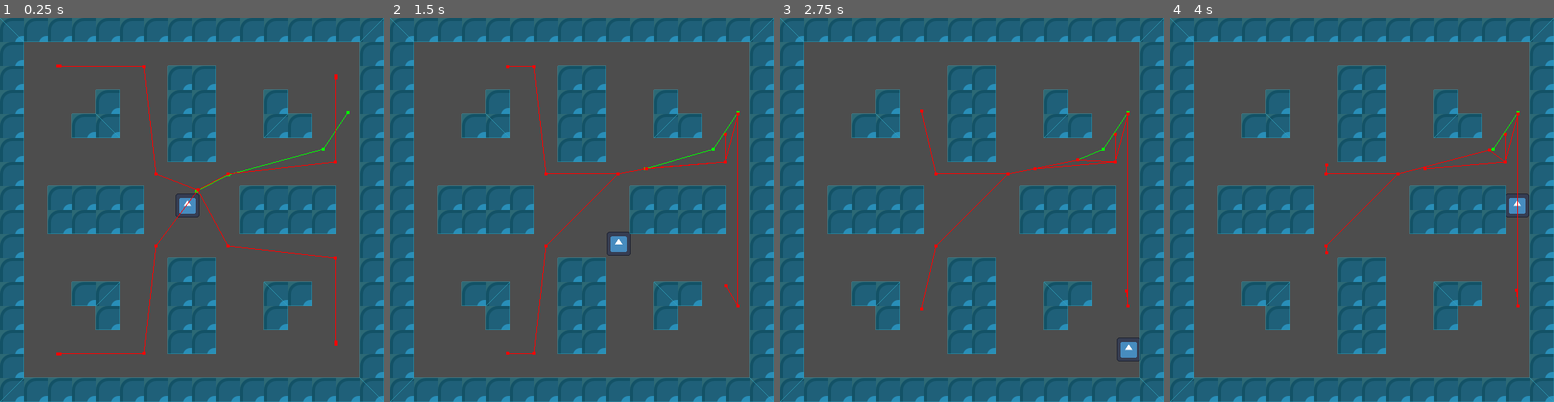
Above: before the commit, frames 1-4 (left to right).
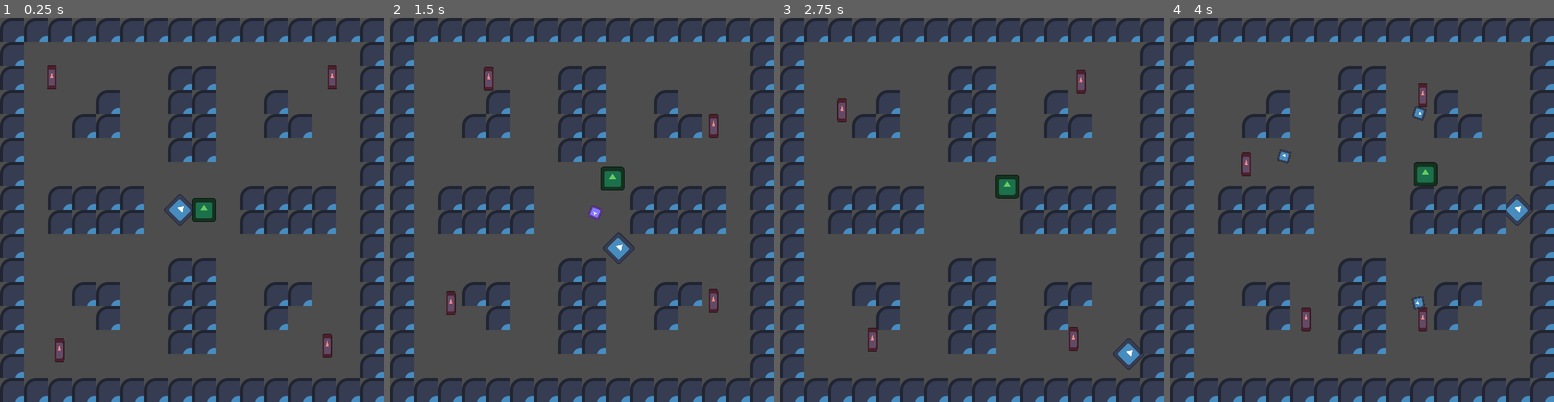
Above: after the commit, the same moments.

Repository: CrankyCranton/crawl-to-beginners
Game: Godot game, scene res://game/game.tscn
The game is run twice, just before and just after one commit, with the same random seed, the same clock (stepped at 60 frames per second) and the same inputs. The engine's default icon, where the game draws it, is replaced by a stand-in: a white triangle on a blue panel in a dark square.
Inputs (mouse positions are in pixels of both pictures, inside the frame that each line leads up to):
- Up to frame 1 (0.25 s): no input
- Up to frame 2 (1.5 s): move the mouse to (666, 190) at 0.52 s; press the mouse at (666, 190) at 0.53 s; hold Right (right) 0.53-1.28 s; move the mouse to (505, 229) at 1.27 s; release the mouse at (505, 229) at 1.28 s; hold Down (down) from 1.28 s (still down); click (505, 229) at 1.35 s
- Up to frame 3 (2.75 s): move the mouse to (1010, 125) at 2.02 s; release Down (down) at 2.03 s; press the mouse at (1010, 125) at 2.03 s; hold Right (right) from 2.03 s (still down)
- Up to frame 4 (4 s): move the mouse to (1342, 286) at 2.77 s; release Right (right) at 2.78 s; release the mouse at (1342, 286) at 2.78 s; hold Up (up) 2.78-3.53 s; click (1342, 286) at 2.85 s; move the mouse to (1477, 267) at 3.52 s; press the mouse at (1477, 267) at 3.53 s; hold Left (left) from 3.53 s (still down)

The runs differ from the first frame. In frame 1, 43% of the frame differs, in the area x 0-100%, y 0-100%; in frame 2, 43%; in frame 3, 43%; in frame 4, 43%.

Commit message:
Running hero

Diff:
--- a/game/combat_collision/hurt_box/bullet/bullet.tscn
+++ b/game/combat_collision/hurt_box/bullet/bullet.tscn
@@ -2,21 +2,26 @@
 
 [ext_resource type="PackedScene" uid="uid://rf3ntbrhu7an" path="res://game/combat_collision/hurt_box/hurt_box.tscn" id="1_oxxqr"]
 [ext_resource type="Script" uid="uid://bwaxf7qh4x8au" path="res://game/combat_collision/hurt_box/bullet/bullet.gd" id="2_82ryt"]
+[ext_resource type="Texture2D" uid="uid://dnpoq1nirc2ow" path="res://icon.svg" id="3_d0uod"]
 
 [sub_resource type="CircleShape2D" id="CircleShape2D_82ryt"]
 resource_local_to_scene = true
 radius = 8.0
 
-[node name="Bullet" unique_id=1457563552 instance=ExtResource("1_oxxqr")]
-collision_mask = 513
+[node name="Bullet" unique_id=1457563552 groups=["bullets"] instance=ExtResource("1_oxxqr")]
+collision_mask = 8705
 monitorable = true
 script = ExtResource("2_82ryt")
 speed = 128.0
 
-[node name="CollisionShape2D" parent="." index="0" unique_id=1319386538]
+[node name="Icon" type="Sprite2D" parent="." index="0" unique_id=2070606876]
+scale = Vector2(0.125, 0.125)
+texture = ExtResource("3_d0uod")
+
+[node name="CollisionShape2D" parent="." index="1" unique_id=1319386538]
 shape = SubResource("CircleShape2D_82ryt")
 
-[node name="NavigationObstacle2D" type="NavigationObstacle2D" parent="." index="1" unique_id=2143050115]
+[node name="NavigationObstacle2D" type="NavigationObstacle2D" parent="." index="2" unique_id=2143050115]
 radius = 32.0
 
 [connection signal="body_entered" from="." to="." method="_on_body_entered"]
--- /dev/null
+++ b/game/combat_collision/hurt_box/bullet/player_bullet.tscn
@@ -0,0 +1,17 @@
+[gd_scene format=3 uid="uid://cb3gs06s87ka3"]
+
+[ext_resource type="PackedScene" uid="uid://rfcj4vqyv1bl" path="res://game/combat_collision/hurt_box/bullet/bullet.tscn" id="1_6q6jt"]
+
+[sub_resource type="CircleShape2D" id="CircleShape2D_w0qlw"]
+resource_local_to_scene = true
+radius = 8.0
+
+[node name="PlayerBullet" unique_id=1457563552 instance=ExtResource("1_6q6jt")]
+collision_mask = 9217
+speed = 256.0
+
+[node name="Icon" parent="." index="0" unique_id=2070606876]
+modulate = Color(1.8118116, 0.88890123, 1.8118116, 1)
+
+[node name="CollisionShape2D" parent="." index="1" unique_id=1319386538]
+shape = SubResource("CircleShape2D_w0qlw")
--- a/game/enemy/enemy.gd
+++ b/game/enemy/enemy.gd
@@ -2,17 +2,22 @@
 
 
 const SPEED: float = 64.0
-const SOFT_COLLISION_INFLUENCE: float = 0.25
-const AIM_SPEED: float = 15.0
+const SOFT_COLLISION_INFLUENCE: float = 0.5
+const AIM_SPEED: float = 30.0
+# Squared to save on performance when compairing distances to it.
+const PATH_DESIRED_DISTANCE: float = pow(8.0, 2.0)
 
 @export var health: int = 3:
 	set(value):
 		health = value
 		if health <= 0:
 			die()
-@export var aim_margin: float = 2.0
+@export var aim_margin: float = 1.0
 
 var hero: Hero
+var last_hero_pos := Vector2i.MAX
+var astar: AStarGrid2D
+var path: PackedVector2Array = []
 
 @onready var soft_collision: SoftCollision = $SoftCollision
 @onready var hand: Marker2D = $Hand
@@ -36,16 +41,38 @@
 	los.target_position = los.to_local(hero.global_position)
 	var aim_accuracy: float = absf(hand.global_transform.x.angle_to(
 			hand.global_position.direction_to(hero.global_position)))
+
 	if not los.is_colliding():
 		if aim_accuracy <= aim_margin:
 			gun.shoot()
-	else:
-		navigation_agent.target_position = hero.global_position
-		var straight_direction: Vector2 = global_position.direction_to(
-				navigation_agent.get_next_path_position())
+	#else:
+	var hero_cell_pos := Room.get_cell_id(hero.global_position, astar.cell_size)
+	if last_hero_pos != hero_cell_pos:
+		last_hero_pos = hero_cell_pos
+		path = astar.get_point_path(Room.get_cell_id(global_position,
+				astar.cell_size), hero_cell_pos)
+		if path.size() > 0:
+			path.remove_at(0)
+
+	if path.size() > 0:
+		#navigation_agent.target_position = hero.global_position
+		#var straight_direction: Vector2 = global_position.direction_to(
+				#navigation_agent.get_next_path_position())
+		var straight_direction: Vector2 = global_position.direction_to(path[0])
+
 		var soft_vector: Vector2 = soft_collision.get_vector() * SOFT_COLLISION_INFLUENCE
 		velocity = (straight_direction + soft_vector).normalized() * SPEED
 		move_and_slide()
+
+		if global_position.distance_squared_to(path[0]) <= PATH_DESIRED_DISTANCE:
+			path.remove_at(0)
+
+	queue_redraw()
+
+
+#func _draw() -> void:
+	#for i in path.size() - 1:
+		#draw_line(to_local(path[i]), to_local(path[i + 1]), Color.RED, 1.0)
 
 
 func die() -> void:
--- a/game/enemy/enemy.tscn
+++ b/game/enemy/enemy.tscn
@@ -6,6 +6,7 @@
 [ext_resource type="PackedScene" uid="uid://bxgcm2uyt1qg7" path="res://game/gun/gun.tscn" id="4_lw4yu"]
 [ext_resource type="Script" uid="uid://dedfsv5rhjqa1" path="res://game/gun/magazine.gd" id="5_7388b"]
 [ext_resource type="PackedScene" uid="uid://rfcj4vqyv1bl" path="res://game/combat_collision/hurt_box/bullet/bullet.tscn" id="5_glrgy"]
+[ext_resource type="Texture2D" uid="uid://dnpoq1nirc2ow" path="res://icon.svg" id="7_s5ebu"]
 
 [sub_resource type="CircleShape2D" id="CircleShape2D_8s3bx"]
 radius = 14.0
@@ -46,22 +47,27 @@
 
 [node name="Gun" parent="Hand" unique_id=738278615 instance=ExtResource("4_lw4yu")]
 magazine = SubResource("Resource_glrgy")
-collision_mask = 2049
+collision_mask = 10241
 
 [node name="LOS" type="ShapeCast2D" parent="Hand" unique_id=315253745]
 unique_name_in_owner = true
 visible = false
 shape = SubResource("CircleShape2D_glrgy")
 target_position = Vector2(0, 0)
-collision_mask = 5
+collision_mask = 9
 
 [node name="NavigationAgent" type="NavigationAgent2D" parent="." unique_id=1288865449]
 path_postprocessing = 1
-debug_enabled = true
 
 [node name="NavigationObstacle2D" type="NavigationObstacle2D" parent="." unique_id=179663014]
 radius = 16.0
 
+[node name="Icon" type="Sprite2D" parent="." unique_id=2007736382]
+modulate = Color(1.369439, 0.5333553, 0.5333553, 1)
+scale = Vector2(0.1, 0.25)
+texture = ExtResource("7_s5ebu")
+
 [connection signal="damage_taken" from="HitBox" to="." method="_on_hit_box_damage_taken"]
 
 [editable path="HitBox"]
+[editable path="Hand/Gun"]
--- a/game/game.gd
+++ b/game/game.gd
@@ -27,8 +27,5 @@
 	# TODO: Add doors randomly taking into account the surrounding rooms.
 	room_data[coords] = room.get_random_data()
 	add_child(room)
+	room.generate(room_data[coords])
 	room.hero = hero
-	room.generate(room_data[coords])
-
-	await get_tree().create_timer(0.0).timeout
-	# TODO: Set player/ghost positions.
--- a/game/game.tscn
+++ b/game/game.tscn
@@ -8,7 +8,7 @@
 script = ExtResource("1_h7iqs")
 
 [node name="Ghost" parent="." unique_id=948892706 instance=ExtResource("1_vasa2")]
-position = Vector2(250, 250)
+position = Vector2(240, 256)
 
 [node name="Hero" parent="." unique_id=1983593253 instance=ExtResource("2_h7iqs")]
-position = Vector2(250, 250)
+position = Vector2(272, 256)
--- a/game/ghost/ghost.tscn
+++ b/game/ghost/ghost.tscn
@@ -3,7 +3,7 @@
 [ext_resource type="Script" uid="uid://dud6rlfqfc7j8" path="res://game/ghost/ghost.gd" id="1_xe3x1"]
 [ext_resource type="Texture2D" uid="uid://dnpoq1nirc2ow" path="res://icon.svg" id="2_2iaaw"]
 [ext_resource type="PackedScene" uid="uid://bxgcm2uyt1qg7" path="res://game/gun/gun.tscn" id="3_fuwrd"]
-[ext_resource type="PackedScene" uid="uid://rfcj4vqyv1bl" path="res://game/combat_collision/hurt_box/bullet/bullet.tscn" id="4_1vx3s"]
+[ext_resource type="PackedScene" uid="uid://cb3gs06s87ka3" path="res://game/combat_collision/hurt_box/bullet/player_bullet.tscn" id="4_h2o8k"]
 [ext_resource type="Script" uid="uid://dedfsv5rhjqa1" path="res://game/gun/magazine.gd" id="5_13suh"]
 [ext_resource type="PackedScene" uid="uid://dxcwnd01jn8s8" path="res://game/combat_collision/hit_box/hit_box.tscn" id="6_13suh"]
 [ext_resource type="PackedScene" uid="uid://blsg4naun2754" path="res://game/enemy/soft_collision/soft_collision.tscn" id="7_h2o8k"]
@@ -13,7 +13,7 @@
 
 [sub_resource type="Resource" id="Resource_h2o8k"]
 script = ExtResource("5_13suh")
-ammo_type = ExtResource("4_1vx3s")
+ammo_type = ExtResource("4_h2o8k")
 max_ammo = -1
 metadata/_custom_type_script = "uid://dedfsv5rhjqa1"
 
@@ -30,6 +30,7 @@
 script = ExtResource("1_xe3x1")
 
 [node name="Sprite2D" type="Sprite2D" parent="." unique_id=1732253768]
+rotation = 0.7853982
 scale = Vector2(0.25, 0.25)
 texture = ExtResource("2_2iaaw")
 
@@ -40,10 +41,10 @@
 
 [node name="Gun" parent="Hand" unique_id=738278615 instance=ExtResource("3_fuwrd")]
 magazine = SubResource("Resource_h2o8k")
-collision_mask = 1025
+collision_mask = 9217
 
 [node name="Cooldown" parent="Hand/Gun" index="0" unique_id=500018778]
-wait_time = 0.2
+wait_time = 0.1
 
 [node name="Sheild" parent="." unique_id=456550994 instance=ExtResource("6_13suh")]
 collision_layer = 2560
@@ -58,7 +59,7 @@
 radius = 15.0
 
 [node name="EnemyShover" parent="." unique_id=1353088001 instance=ExtResource("7_h2o8k")]
-influence = 3.0
+influence = 1.5
 
 [node name="CollisionShape" parent="EnemyShover" index="0" unique_id=1699220739]
 shape = SubResource("CircleShape2D_h2o8k")
--- a/game/gun/gun.tscn
+++ b/game/gun/gun.tscn
@@ -4,6 +4,7 @@
 
 [node name="Gun" type="Marker2D" unique_id=738278615]
 script = ExtResource("1_vcvyd")
+collision_mask = 8705
 
 [node name="Cooldown" type="Timer" parent="." unique_id=500018778]
 one_shot = true
--- a/game/hero/hero.gd
+++ b/game/hero/hero.gd
@@ -1,16 +1,19 @@
 class_name Hero extends CharacterBody2D
 
 
-const SPEED: float = 64.0
-const DODGE_INFLUENCE: float = 1.0
+const SPEED: float = 128.0
+const PANIC_SPEED: float = 256.0
+const DODGE_INFLUENCE: float = 0.5
+const PATH_DESIRED_DISTANCE: float = pow(8.0, 2.0)
+const HEAT_SWITCH_MARGIN: float = 0.1
+const DISTANCE_PREFERENCE: float = 0.002
 
 enum State {
 	NORMAL, # Navigates to random points on the map.
-	AFRAID, # Normal but sped up and with randomness.
+	PANIC,
 	FOLLOW, # Follow the player outside of combat.
 }
 
-var state: State = State.NORMAL
 var max_health: int = 3:
 	set(value):
 		max_health = value
@@ -20,10 +23,17 @@
 		health = mini(max_health, value)
 		if health <= 0:
 			die()
+var state: State = State.NORMAL
 var safe_vel := Vector2()
+var astar: AStarGrid2D
+var path: PackedVector2Array = []
+var target_cell := Vector2i.MAX
 
 @onready var nav_agent: NavigationAgent2D = $NavigationAgent
 @onready var target_pos := Vector2()
+@onready var steering: Steering = $Steering
+@onready var panic_timer: Timer = $PanicTimer
+@onready var soft_collision: SoftCollision = $SoftCollision
 
 
 func _ready() -> void:
@@ -36,18 +46,52 @@
 func _physics_process(_delta: float) -> void:
 	match state:
 		State.NORMAL:
+			#velocity = get_longest_direction() * SPEED
+
+			for y: int in range(astar.region.position.y, astar.region.end.y):
+				for x: int in range(astar.region.position.x, astar.region.end.x):
+					var cell := Vector2i(x, y)
+					if target_cell == Vector2i.MAX or (get_cell_weight(target_cell)
+							- get_cell_weight(cell)) > HEAT_SWITCH_MARGIN:
+						target_cell = cell
+
+			path = astar.get_point_path(Room.get_cell_id(global_position,
+					astar.cell_size), target_cell)
+			if path.size() > 0:
+				path.remove_at(0)
+
+			if path.size() > 0:
+				velocity = global_position.direction_to(path[0]) * SPEED + safe_vel
+				if global_position.distance_squared_to(path[0]) <= PATH_DESIRED_DISTANCE:
+					path.remove_at(0)
+			else:
+				velocity = Vector2.ZERO
+		State.PANIC:
 			nav_agent.target_position = target_pos
 			var path_vel: Vector2 = global_position.direction_to(
-					nav_agent.get_next_path_position()) * SPEED
-			velocity = (path_vel + safe_vel)#.limit_length(SPEED)
-		State.AFRAID:
-			# NOTE: Can use a looping timer to randomly set the direction,
-			# with priority towards away from the enemy.
-			pass
+					nav_agent.get_next_path_position()) * PANIC_SPEED
+			velocity = path_vel + safe_vel
 		State.FOLLOW:
 			pass
 
+	#velocity = velocity.limit_length(SPEED)
 	move_and_slide()
+	queue_redraw()
+
+
+#func _draw() -> void:
+	#for i in path.size() - 1:
+		#draw_line(to_local(path[i]), to_local(path[i + 1]), Color.GREEN, 4.0)
+
+
+func get_cell_weight(cell: Vector2i) -> float:
+	var dist: float = 0.0
+	var test_path: PackedVector2Array = astar.get_point_path(
+			Room.get_cell_id(global_position, astar.cell_size), cell)
+	for i: int in range(1, test_path.size()):
+		dist += test_path[i - 1].distance_to(test_path[i])
+
+	return astar.get_point_weight_scale(cell) * (1.0 + dist * DISTANCE_PREFERENCE)
 
 
 func die() -> void:
@@ -59,12 +103,24 @@
 			nav_agent.navigation_layers, false)
 
 
+func get_longest_direction() -> Vector2:
+	var current_dir := Vector2.ZERO
+	for direction: Vector2 in steering.get_directions():
+		if direction.length_squared() > current_dir.length_squared():
+			current_dir = direction
+	return current_dir.normalized()
+
+
 func get_map_rid() -> RID:
 	return NavigationServer2D.agent_get_map(nav_agent.get_rid())
 
 
 func _on_hit_box_damage_taken(damage: int) -> void:
 	health -= damage
+	state = State.PANIC
+	path = []
+	target_cell = Vector2i.MAX
+	panic_timer.start()
 
 
 func _on_navigation_agent_velocity_computed(safe_velocity: Vector2) -> void:
@@ -72,5 +128,8 @@
 
 
 func _on_navigation_agent_target_reached() -> void:
-	if state == State.NORMAL:
-		target_pos = get_random_point()
+	target_pos = get_random_point()
+
+
+func _on_panic_timer_timeout() -> void:
+	state = State.NORMAL
--- a/game/hero/hero.tscn
+++ b/game/hero/hero.tscn
@@ -2,6 +2,9 @@
 
 [ext_resource type="Script" uid="uid://ddpvmt1ruyxxq" path="res://game/hero/hero.gd" id="1_dpa0h"]
 [ext_resource type="PackedScene" uid="uid://dxcwnd01jn8s8" path="res://game/combat_collision/hit_box/hit_box.tscn" id="2_msmgc"]
+[ext_resource type="Texture2D" uid="uid://dnpoq1nirc2ow" path="res://icon.svg" id="2_t00gq"]
+[ext_resource type="PackedScene" uid="uid://c3shbkqf6vcns" path="res://game/hero/steering/steering.tscn" id="3_dk5tg"]
+[ext_resource type="PackedScene" uid="uid://blsg4naun2754" path="res://game/enemy/soft_collision/soft_collision.tscn" id="5_4ojoo"]
 
 [sub_resource type="CircleShape2D" id="CircleShape2D_dk5tg"]
 radius = 15.0
@@ -9,11 +12,20 @@
 [sub_resource type="CircleShape2D" id="CircleShape2D_4ojoo"]
 radius = 8.0
 
+[sub_resource type="CircleShape2D" id="CircleShape2D_tlrx4"]
+resource_local_to_scene = true
+radius = 16.0
+
 [node name="Hero" type="CharacterBody2D" unique_id=1983593253]
 collision_layer = 2
 motion_mode = 1
 wall_min_slide_angle = 0.0
 script = ExtResource("1_dpa0h")
+
+[node name="Icon" type="Sprite2D" parent="." unique_id=1811665126]
+modulate = Color(0.39200002, 0.8, 0.39200002, 1)
+scale = Vector2(0.25, 0.25)
+texture = ExtResource("2_t00gq")
 
 [node name="CollisionShape2D" type="CollisionShape2D" parent="." unique_id=907237478]
 shape = SubResource("CircleShape2D_dk5tg")
@@ -28,12 +40,27 @@
 avoidance_enabled = true
 radius = 15.0
 neighbor_distance = 512.0
-debug_enabled = true
 debug_use_custom = true
 debug_path_custom_color = Color(0, 1, 0, 1)
+
+[node name="Steering" parent="." unique_id=733190711 instance=ExtResource("3_dk5tg")]
+visible = false
+collision_mask = 8205
+
+[node name="PanicTimer" type="Timer" parent="." unique_id=1373828957]
+wait_time = 3.0
+one_shot = true
+
+[node name="SoftCollision" parent="." unique_id=1353088001 instance=ExtResource("5_4ojoo")]
+influence = 0.0
+
+[node name="CollisionShape" parent="SoftCollision" index="0" unique_id=1699220739]
+shape = SubResource("CircleShape2D_tlrx4")
 
 [connection signal="damage_taken" from="HitBox" to="." method="_on_hit_box_damage_taken"]
 [connection signal="target_reached" from="NavigationAgent" to="." method="_on_navigation_agent_target_reached"]
 [connection signal="velocity_computed" from="NavigationAgent" to="." method="_on_navigation_agent_velocity_computed"]
+[connection signal="timeout" from="PanicTimer" to="." method="_on_panic_timer_timeout"]
 
 [editable path="HitBox"]
+[editable path="SoftCollision"]
--- /dev/null
+++ b/game/hero/steering/steering.gd
@@ -0,0 +1,32 @@
+class_name Steering extends Node2D
+
+
+@export var enabled := true:
+	set(value):
+		enabled = value
+		for ray: RayCast2D in get_children():
+			ray.enabled = enabled
+@export var rays: int = 32
+@export var radius: float = 512.0
+@export_flags_2d_physics var collision_mask: int = 1
+
+
+func _ready() -> void:
+	for i: int in rays:
+		var ray := RayCast2D.new()
+		ray.collision_mask = collision_mask
+		ray.target_position = Vector2(radius, 0.0)
+		ray.rotation = TAU * i / rays
+		ray.enabled = enabled
+		ray.collide_with_areas = true
+		add_child(ray)
+
+
+func get_directions() -> PackedVector2Array:
+	var result: PackedVector2Array = []
+	for ray: RayCast2D in get_children():
+		# Probably not the cleanest method, but it'll work for now.
+		var dir: Vector2 = (to_local(ray.get_collision_point())
+				if ray.is_colliding() else ray.target_position.rotated(ray.rotation))
+		result.append(dir / radius)
+	return result
--- /dev/null
+++ b/game/hero/steering/steering.tscn
@@ -0,0 +1,6 @@
+[gd_scene format=3 uid="uid://c3shbkqf6vcns"]
+
+[ext_resource type="Script" uid="uid://dw0heronxvr6" path="res://game/hero/steering/steering.gd" id="1_myw1d"]
+
+[node name="Steering" type="Node2D" unique_id=733190711]
+script = ExtResource("1_myw1d")
--- a/game/room/room.gd
+++ b/game/room/room.gd
@@ -2,15 +2,66 @@
 # Max of 4 doors: 1 for each side.
 
 
+@export var heatmap_color: Gradient
+
 var coords: Vector2i
+var astar := AStarGrid2D.new()
+var astar_heatmap := AStarGrid2D.new()
 
 @onready var tile_map_layer: TileMapLayer = $TileMapLayer
 @onready var enemies: Node2D = $Enemies
 @onready var hero: Hero:
 	set(value):
 		hero = value
+		hero.astar = astar_heatmap
 		for enemy: Enemy in enemies.get_children():
 			enemy.hero = hero
+
+
+func _process(_delta: float) -> void:
+	const ENEMY_RANGE: float = 192.0
+	const MAX_ENEMY_WEIGHT: float = 8.0
+	const BULLET_RANGE: float = 256.0
+	const MAX_BULLET_WEIGHT: float = 4.0
+
+	for y: int in range(astar_heatmap.region.position.y, astar_heatmap.region.end.y):
+		for x: int in range(astar_heatmap.region.position.x, astar_heatmap.region.end.x):
+			var cell := Vector2i(x, y)
+			#if astar_heatmap.is_point_solid(cell):
+				#continue
+
+			var weight_scale: float = 1.0
+
+			var heat_nodes: Array[Node] = enemies.get_children()
+			heat_nodes.append_array(get_tree().get_nodes_in_group(&"bullets"))
+			for heat_node: Node in heat_nodes:
+				var length: float = 0.0
+				var path: PackedVector2Array = astar.get_point_path(
+						Room.get_cell_id(heat_node.global_position, astar.cell_size), cell)
+				for i: int in range(1, path.size()):
+					length += path[i - 1].distance_to(path[i])
+
+				var heat_range: float = BULLET_RANGE if heat_node is Bullet else ENEMY_RANGE
+				length = minf(length, heat_range)
+				var max_weight: float = (MAX_BULLET_WEIGHT
+						if heat_node is Bullet else MAX_ENEMY_WEIGHT)
+				weight_scale *= remap(length, 0.0, heat_range, max_weight, 1.0)
+
+			astar_heatmap.set_point_weight_scale(cell, weight_scale)
+
+	queue_redraw()
+
+
+# WARNING:
+# Sometimes this can make the map flash bright red when
+# there aren't many enemies on the map and you shoot.
+# Could be hard on the eyes.
+#func _draw() -> void:
+	#for point_data: Dictionary in astar_heatmap.get_point_data_in_region(astar_heatmap.region):
+		#var rect := Rect2(point_data.position - astar_heatmap.offset, astar_heatmap.cell_size)
+		#var color: Color = heatmap_color.sample(remap(point_data.weight_scale, 1.0, 32.0, 0.0, 1.0))
+		#draw_rect(rect, color)
+		#draw_rect(rect, Color(1.0, 1.0, 1.0, 0.1), false, 1.0)
 
 
 func get_random_data() -> Dictionary:
@@ -19,8 +70,31 @@
 
 func generate(generation_data: Dictionary) -> void:
 	# TODO: Generate doors from the data.
+
+	init_astar_grid(astar)
+	init_astar_grid(astar_heatmap)
+
 	for cell: Vector2i in tile_map_layer.get_used_cells():
+		astar.set_point_solid(cell)
+		astar_heatmap.set_point_solid(cell)
+
 		var tile_data: TileData = tile_map_layer.get_cell_tile_data(cell)
 		if tile_data.has_custom_data("type"):
 			match tile_data.get_custom_data("type"):
 				pass
+
+	for enemy: Enemy in enemies.get_children():
+		enemy.astar = astar_heatmap
+
+
+func init_astar_grid(astar_grid: AStarGrid2D) -> void:
+	#astar_grid.jumping_enabled = true
+	astar_grid.diagonal_mode = AStarGrid2D.DIAGONAL_MODE_ONLY_IF_NO_OBSTACLES
+	astar_grid.region = tile_map_layer.get_used_rect()
+	astar_grid.cell_size = tile_map_layer.tile_set.tile_size
+	astar_grid.offset = astar_grid.cell_size / 2.0
+	astar_grid.update()
+
+
+static func get_cell_id(pos: Vector2, cell_size: Vector2) -> Vector2i:
+	return Vector2i((pos / cell_size).floor())
--- a/game/room/room.tscn
+++ b/game/room/room.tscn
@@ -3,6 +3,10 @@
 [ext_resource type="Script" uid="uid://cr7tsk20q0ilt" path="res://game/room/room.gd" id="1_ppkfq"]
 [ext_resource type="TileSet" uid="uid://drrag0uxgijfc" path="res://game/room/tile_set.tres" id="2_0jn80"]
 [ext_resource type="PackedScene" uid="uid://bxdssv880wo0p" path="res://game/enemy/enemy.tscn" id="3_fmuou"]
+
+[sub_resource type="Gradient" id="Gradient_fmuou"]
+offsets = PackedFloat32Array(0, 0.5, 1)
+colors = PackedColorArray(0, 0, 1, 0.2509804, 0, 1, 0, 0.2509804, 1, 0, 0, 0.2509804)
 
 [sub_resource type="NavigationPolygon" id="NavigationPolygon_fmuou"]
 vertices = PackedVector2Array(465, 47, 465, 465, 463, 303, 463, 209, 303, 463, 47, 465, 209, 463, 431, 175, 305, 209, 3 …(334 unchanged characters)…
@@ -14,27 +18,31 @@
 
 [node name="Room" type="Node2D" unique_id=1676743731]
 script = ExtResource("1_ppkfq")
+heatmap_color = SubResource("Gradient_fmuou")
 
 [node name="TileMapLayer" type="TileMapLayer" parent="." unique_id=849273825 groups=["navigation_polygon_source_geometry_group"]]
+show_behind_parent = true
 tile_map_data = PackedByteArray("AAAAAAAAAQAAAAAAAAABAAAAAQAAAAAAAAACAAAAAQAAAAAAAAADAAAAAQAAAAAAAAAEAAAAAQAAAAAAAAAFAA …(1584 unchanged characters)…
 tile_set = ExtResource("2_0jn80")
-collision_visibility_mode = 1
 
 [node name="Enemies" type="Node2D" parent="." unique_id=126288652]
+show_behind_parent = true
 
 [node name="Enemy" parent="Enemies" unique_id=618280856 instance=ExtResource("3_fmuou")]
 position = Vector2(64, 64)
 
-[node name="Enemy2" parent="Enemies" unique_id=1505849107 instance=ExtResource("3_fmuou")]
+[node name="Enemy2" parent="Enemies" unique_id=678883406 instance=ExtResource("3_fmuou")]
+position = Vector2(448, 448)
+
+[node name="Enemy3" parent="Enemies" unique_id=1318924085 instance=ExtResource("3_fmuou")]
 position = Vector2(448, 64)
 
-[node name="Enemy3" parent="Enemies" unique_id=851674030 instance=ExtResource("3_fmuou")]
-position = Vector2(448, 448)
-
-[node name="Enemy4" parent="Enemies" unique_id=319182545 instance=ExtResource("3_fmuou")]
+[node name="Enemy4" parent="Enemies" unique_id=1596475068 instance=ExtResource("3_fmuou")]
 position = Vector2(64, 448)
 
 [node name="EnemySpawnPoints" type="Node2D" parent="." unique_id=1664263378]
+show_behind_parent = true
 
 [node name="NavigationRegion2D" type="NavigationRegion2D" parent="." unique_id=977941482]
+show_behind_parent = true
 navigation_polygon = SubResource("NavigationPolygon_fmuou")
--- a/project.godot
+++ b/project.godot
@@ -93,6 +93,7 @@
 2d_physics/layer_11="Enemy Hit Box"
 2d_physics/layer_12="Hero Hit Box"
 2d_physics/layer_13="Soft Collision"
+2d_physics/layer_14="Bullet"
 
 [physics]
 
Not shown, added: game/hero/steering/steering.gd.uid
